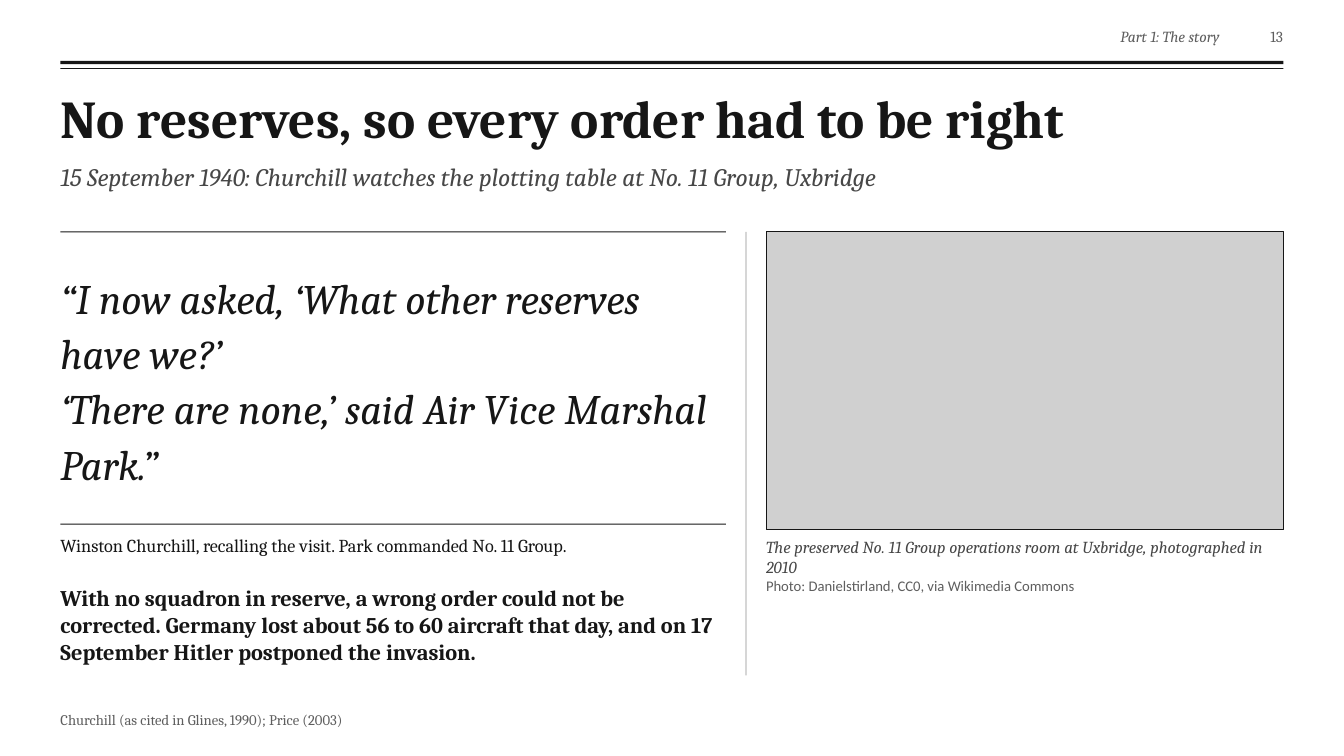
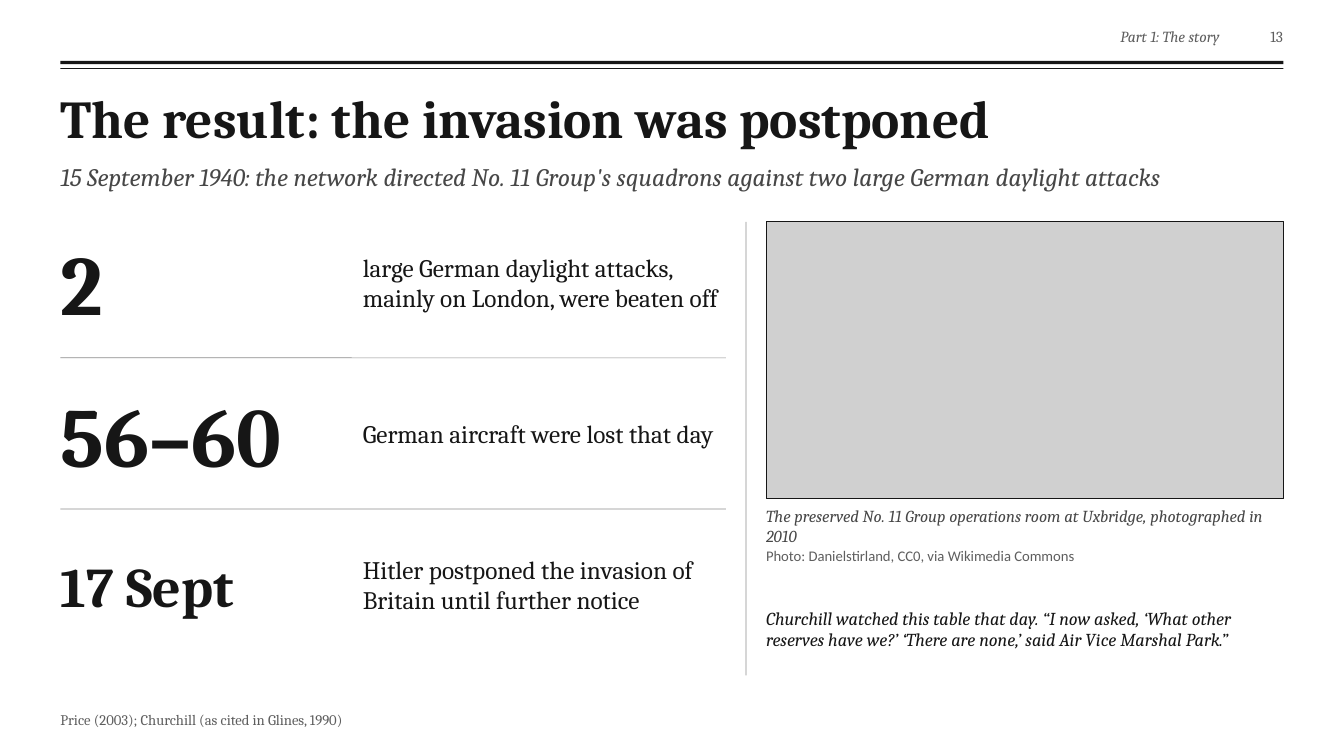
Before and after one commit to fengyiqicoder/fumadocs, a slide deck: slide 13 of dowding-presentation/Dowding_Effective_Communication.pptx. Drawn at 1344x756 pixels with LibreOffice and Linux fonts; fonts in the diff are those of the drawing; grey boxes stand for pictures; background and template pictures are left out. Boxes give left, top, right and bottom in pixels: in the first picture for what was removed or moved away, otherwise in the second. Text is boxed around its words. In the diff, an @@ line names an element or a change of style, - is before the commit and + after.

```diff
--- a/dowding-presentation/Dowding_Effective_Communication.pptx
+++ b/dowding-presentation/Dowding_Effective_Communication.pptx
@@ text at bbox=[60, 101, 989, 149]: text changed @@
-No reserves, so every order had to be right
+The result: the invasion was postponed
@@ text at bbox=[60, 168, 1160, 192]: text changed @@
-15 September 1940: Churchill watches the plotting table at No. 11 Group, Uxbridge
+15 September 1940: the network directed No. 11 Group's squadrons against two large German daylight attacks
@@ line removed from (60, 232) to (726, 232) @@
@@ line moved from (746, 232) - (746, 676) to (746, 222) - (746, 676) @@
@@ picture: place and size @@
-picture at bbox=[766, 232, 1284, 529]
+picture at bbox=[766, 222, 1284, 499]
@@ rectangle: place and size @@
-rectangle at bbox=[766, 232, 1284, 529]
+rectangle at bbox=[766, 222, 1284, 499]
@@ text added at bbox=[60, 258, 103, 315], 60 pt, text #161616, bold @@
+2
@@ text added at bbox=[363, 259, 718, 313], 18 pt, text #161616 @@
+large German daylight attacks, mainly on London, were beaten off
@@ line moved from (60, 524) - (726, 524) to (60, 358) - (726, 358) @@
@@ line (60, 358) - (726, 358): stroke #161616 0.75 pt to #8C8C8C 0.5 pt @@
@@ text "German aircraft were lost that ..." at bbox=[363, 425, 714, 449]: vertical alignment top to middle @@
@@ text added at bbox=[60, 410, 281, 468], 60 pt, text #161616, bold @@
+56–60
@@ text at bbox=[363, 425, 714, 449]: text changed; size 16 to 18 pt; bold off @@
-With no squadron in reserve, a wrong order could not be corrected. Germany lost about 56 to 60 aircraft that day, and on 17 September Hitler postponed the invasion.
+German aircraft were lost that day
@@ line added from (60, 509) to (726, 509), #8C8C8C 0.5 pt @@
@@ text "The preserved No. 11 Group ...": place and size @@
-text "The preserved No. 11 Group ..." at bbox=[766, 541, 1262, 593]
+text "The preserved No. 11 Group ..." at bbox=[766, 510, 1262, 563]
@@ text removed at bbox=[60, 539, 567, 556] @@
-Winston Churchill, recalling the visit. Park commanded No. 11 Group.
@@ text added at bbox=[60, 569, 234, 619], 40 pt, text #161616, bold @@
+17 Sept
@@ text added at bbox=[363, 561, 693, 610], 18 pt, text #161616 @@
+Hitler postponed the invasion of Britain until further notice
@@ text at bbox=[766, 612, 1231, 649]: text changed; size 30 to 13 pt @@
-“I now asked, ‘What other reserves have we?’
-‘There are none,’ said Air Vice Marshal Park.”
+Churchill watched this table that day. “I now asked, ‘What other reserves have we?’ ‘There are none,’ said Air Vice Marshal Park.”
@@ text "Churchill watched this table that ..." at bbox=[766, 612, 1231, 649]: vertical alignment middle to top @@
@@ text at bbox=[60, 715, 342, 727]: text changed @@
-Churchill (as cited in Glines, 1990); Price (2003)
+Price (2003); Churchill (as cited in Glines, 1990)
```
Also in this commit, not shown: 2 other files.
